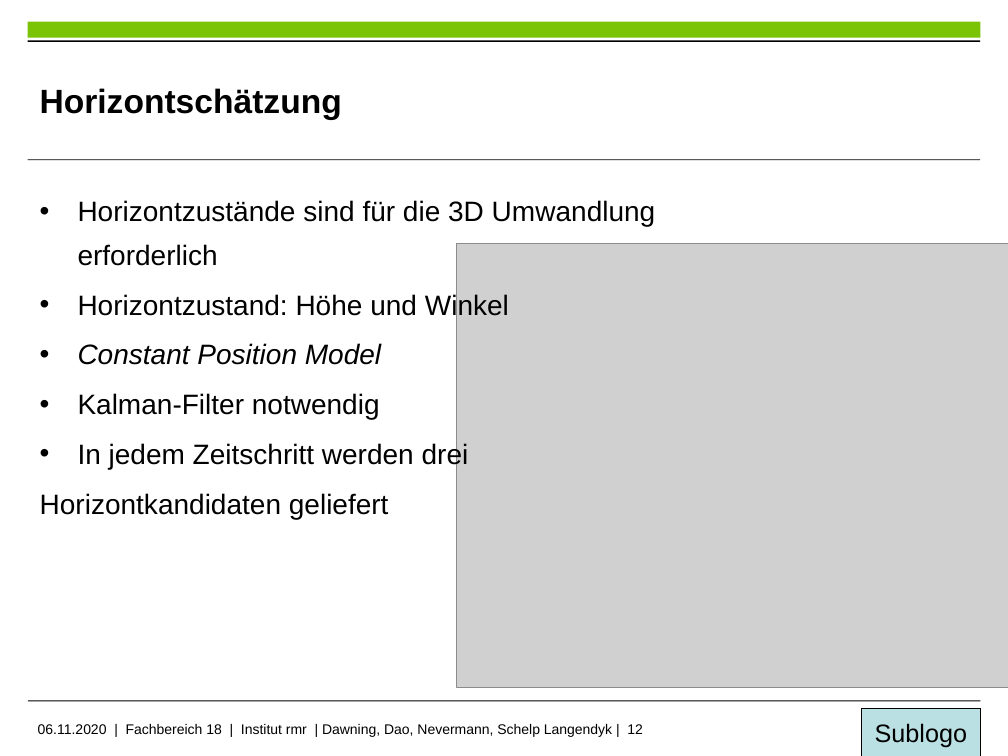
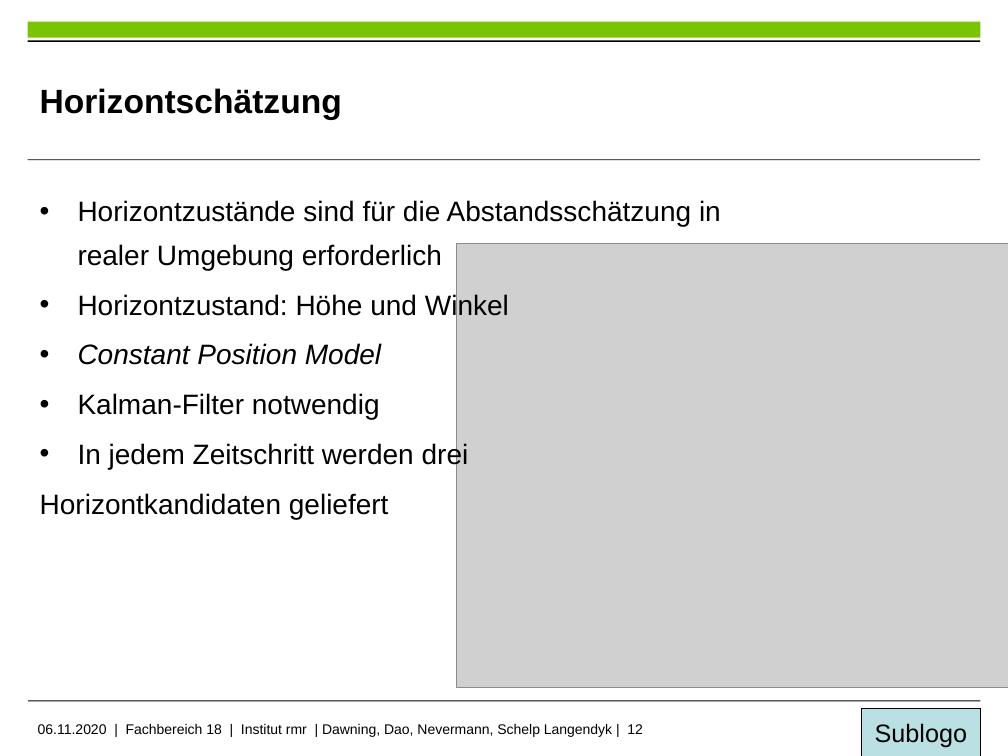
Before and after one commit to PercyDwn/MaritimeHindernisse, a slide deck: slide 12 of Präsentation ProSeminar SoSe20/Hinderniserfassung in maritimer Umgebung.pptx. Drawn at 1008x756 pixels with LibreOffice and Linux fonts; fonts in the diff are those of the drawing; grey boxes stand for pictures; background and template pictures are left out. Boxes give left, top, right and bottom in pixels: in the first picture for what was removed or moved away, otherwise in the second. Text is boxed around its words. In the diff, an @@ line names an element or a change of style, - is before the commit and + after.

```diff
--- a/Präsentation ProSeminar SoSe20/Hinderniserfassung in maritimer Umgebung.pptx
+++ b/Präsentation ProSeminar SoSe20/Hinderniserfassung in maritimer Umgebung.pptx
@@ text at (78, 200, 721, 270): text changed @@
-• Horizontzustände sind für die 3D Umwandlung erforderlich
+• Horizontzustände sind für die Abstandsschätzung in realer Umgebung erforderlich
```
Also in this commit, not shown: 1 other slide changed.
